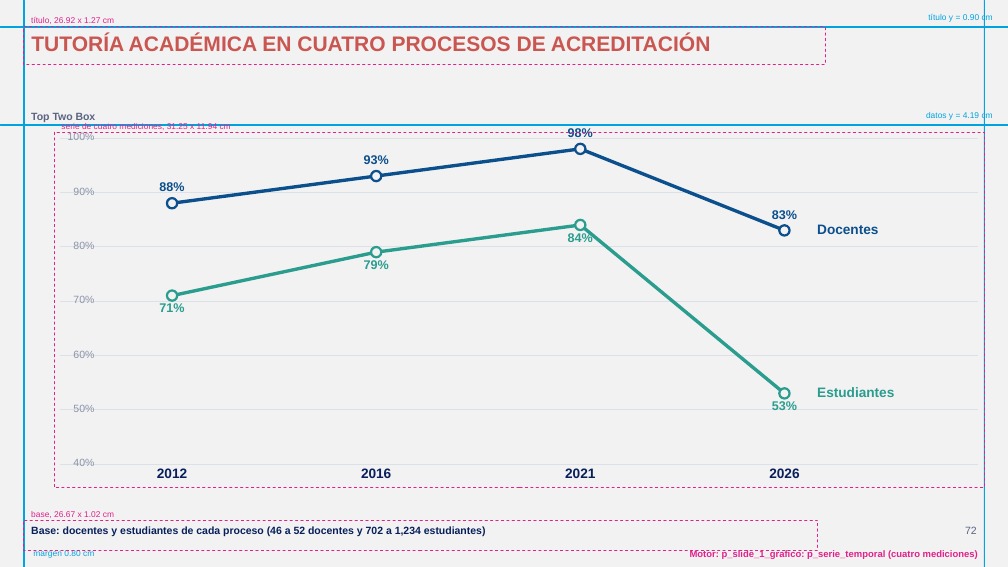
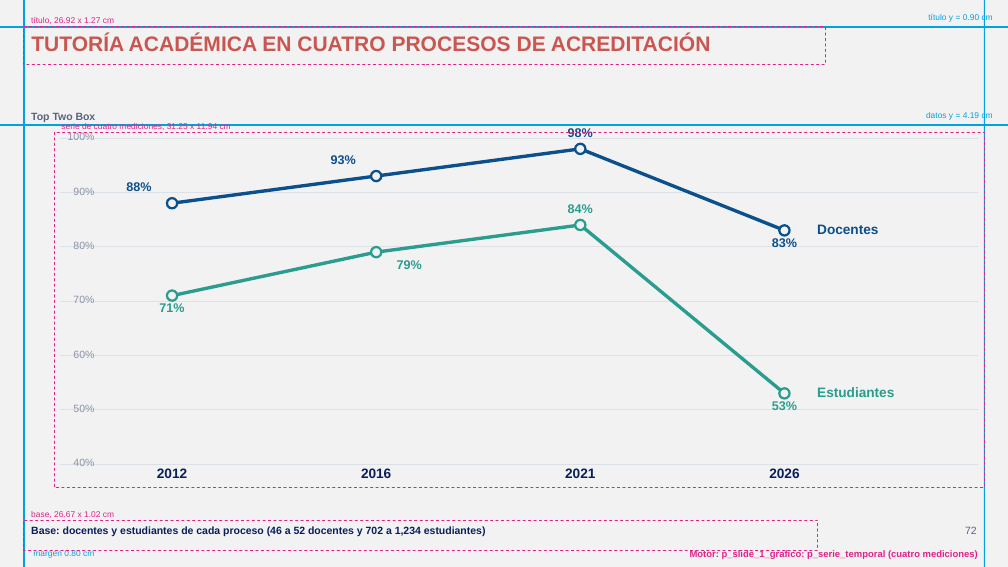
Before and after one commit to GonzaloAlmendariz/prosecnur-app, a slide deck: slide 72 of docs/qa/motor-ppt-2026-10-06/4-recetario/recetario-fiel-guias.pptx. Drawn at 1008x567 pixels with LibreOffice and Linux fonts; fonts in the diff are those of the drawing; background and template pictures are left out. Boxes give left, top, right and bottom in pixels: in the first picture for what was removed or moved away, otherwise in the second. Text is boxed around its words. In the diff, an @@ line names an element or a change of style, - is before the commit and + after.

```diff
--- a/docs/qa/motor-ppt-2026-10-06/4-recetario/recetario-fiel-guias.pptx
+++ b/docs/qa/motor-ppt-2026-10-06/4-recetario/recetario-fiel-guias.pptx
@@ text "93%": place and size @@
-text "93%" at [364, 155, 389, 164]
+text "93%" at [331, 155, 356, 164]
@@ text "88%": place and size @@
-text "88%" at [159, 182, 184, 191]
+text "88%" at [126, 182, 151, 191]
@@ text "84%": place and size @@
-text "84%" at [568, 232, 593, 242]
+text "84%" at [568, 204, 593, 213]
@@ text "83%": place and size @@
-text "83%" at [772, 210, 797, 219]
+text "83%" at [772, 238, 797, 247]
@@ text "79%": place and size @@
-text "79%" at [364, 260, 389, 269]
+text "79%" at [397, 260, 422, 269]
```
Also in this commit, not shown: 38 other slides changed, 22 other files.
